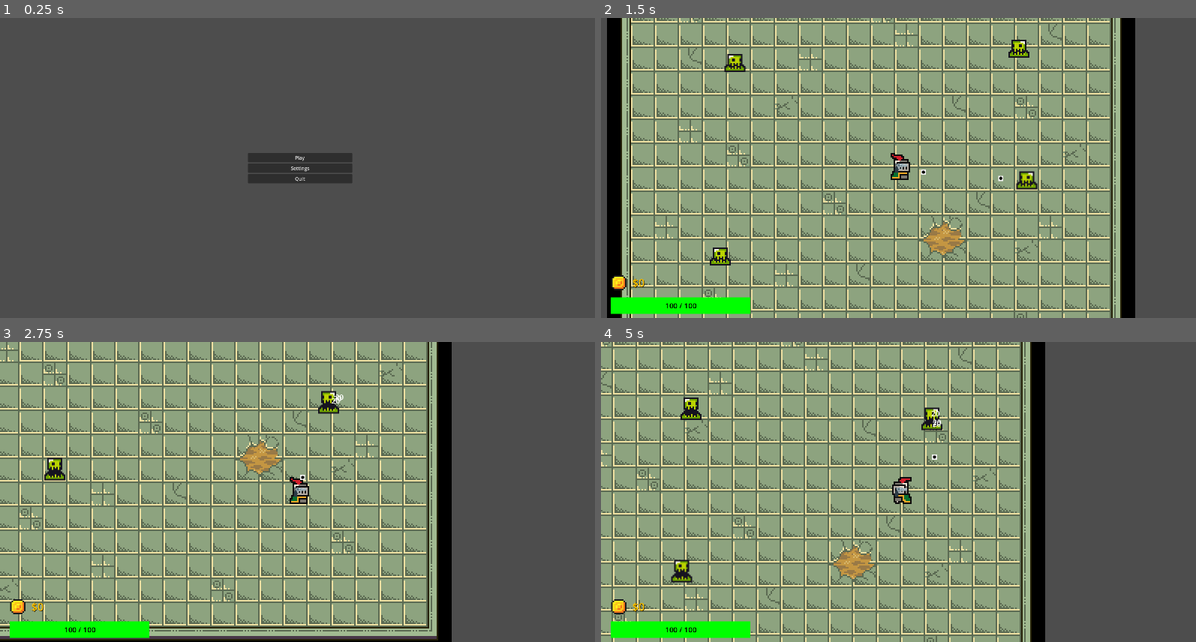
Above: before the commit, frames 1-4 (two rows, left to right).
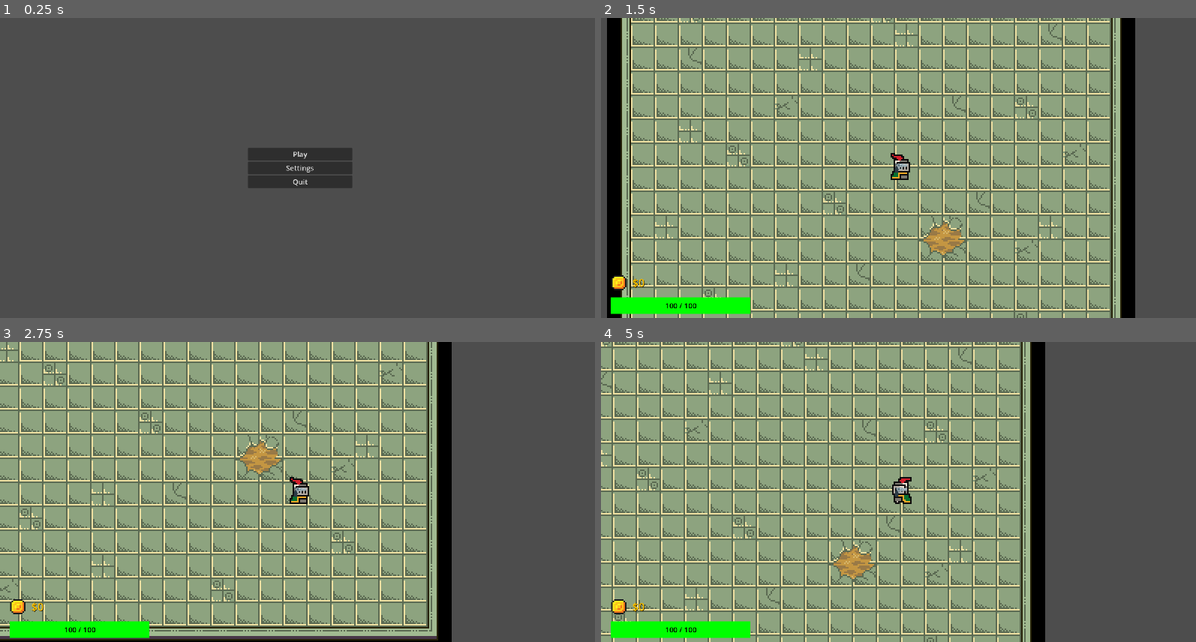
Above: after the commit, the same moments.

Repository: jtmchenry/2D-Roguelike-Game-Game-Jam-2025
Game: Godot game, scene res://ui/main_menu.tscn
The game is run twice, just before and just after one commit, with the same random seed, the same clock (stepped at 60 frames per second) and the same inputs.
Inputs:
- Up to frame 1 (0.25 s): no input
- Up to frame 2 (1.5 s): click "Play" at 0.5 s; hold Right (move_right) from 1.28 s (still down)
- Up to frame 3 (2.75 s): release Right (move_right) at 2.03 s; hold Down (move_down) from 2.03 s (still down)
- Up to frame 4 (5 s): release Down (move_down) at 2.78 s; hold Right (move_right) 2.78-3.53 s; hold Up (move_up) 3.53-4.28 s; hold Left (move_left) from 4.28 s (still down)

The runs differ from the first frame. In frame 1, 0.9% of the frame differs, in the area x 41-60%, y 43-57%; in frame 2, 0.8%; in frame 3, 0.5%; in frame 4, 0.7%.

Commit message:
Start to finish with restarting

Diff:
--- a/2d-roguelike/components/floating_text.tscn
+++ b/2d-roguelike/components/floating_text.tscn
@@ -8,5 +8,5 @@
 [node name="Label" type="Label" parent="."]
 offset_right = 40.0
 offset_bottom = 23.0
-theme_override_font_sizes/font_size = 25
+theme_override_font_sizes/font_size = 24
 text = "\"\""
--- a/2d-roguelike/components/health.gd
+++ b/2d-roguelike/components/health.gd
@@ -1,6 +1,7 @@
-extends Node
+extends Node2D
 class_name Health
 
+@export var floating_text_scene: PackedScene
 @export var max_health: int = 100
 @export var health: int = 100:
 	set(value):
@@ -12,9 +13,16 @@
 func hit(amount: int):
 	health -= amount
 	emit_signal("health_changed", health, max_health)
+	_float_text(amount)
 	if health == 0:
 		emit_signal("died")
 
 func heal(amount: int):
 	health += amount
 	emit_signal("health_changed", health, max_health)
+
+func _float_text(damage: int):
+	var dmg_text = floating_text_scene.instantiate()
+	dmg_text.global_position = global_position
+	dmg_text.set_text(str(damage))
+	get_tree().current_scene.add_child(dmg_text)
--- a/2d-roguelike/components/health.tscn
+++ b/2d-roguelike/components/health.tscn
@@ -1,6 +1,8 @@
-[gd_scene load_steps=2 format=3 uid="uid://mnhqgkcmcr5d"]
+[gd_scene load_steps=3 format=3 uid="uid://mnhqgkcmcr5d"]
 
 [ext_resource type="Script" uid="uid://dmclbc7561otd" path="res://components/health.gd" id="1_ledv5"]
+[ext_resource type="PackedScene" uid="uid://cpb0geexxwgkq" path="res://components/floating_text.tscn" id="2_rxxxd"]
 
-[node name="Health" type="Node"]
+[node name="Health" type="Node2D"]
 script = ExtResource("1_ledv5")
+floating_text_scene = ExtResource("2_rxxxd")
--- a/2d-roguelike/game.gd
+++ b/2d-roguelike/game.gd
@@ -1,21 +1,20 @@
 extends Node
 
 var current_level: int = 1
-var last_level = 5
+var last_level = 1
 
 func start():
 	get_tree().change_scene_to_file(_current_level_scene_path())
 
 func level_complete():
 	if current_level == last_level:
-		print("You beat the game!")
+		get_tree().change_scene_to_file("res://ui/victory.tscn")
 		return
 	current_level += 1
-	get_tree().change_scene_to_file("res://upgrade.tscn")
+	get_tree().change_scene_to_file("res://ui/upgrade.tscn")
 
 func upgrade_complete():
-
-	get_tree().change_scene_to_file("res://shop.tscn")
+	get_tree().change_scene_to_file("res://ui/shop.tscn")
 
 func shop_complete():
 	get_tree().change_scene_to_file(_current_level_scene_path())
--- /dev/null
+++ b/2d-roguelike/levels/level_1.gd
@@ -0,0 +1,4 @@
+extends Node2D
+
+func _on_monster_spawner_all_monsters_killed() -> void:
+	Game.level_complete()
--- a/2d-roguelike/levels/level_1.tscn
+++ b/2d-roguelike/levels/level_1.tscn
@@ -1,17 +1,23 @@
-[gd_scene load_steps=7 format=3 uid="uid://vyh83bel05jy"]
+[gd_scene load_steps=8 format=3 uid="uid://vyh83bel05jy"]
 
+[ext_resource type="Script" uid="uid://ce1iq8t15yidq" path="res://levels/level_1.gd" id="1_gwceb"]
 [ext_resource type="PackedScene" uid="uid://bjq2qdpee4w3f" path="res://levels/map.tscn" id="1_vn7o3"]
 [ext_resource type="PackedScene" uid="uid://bi0wmrp1kqfxp" path="res://ui/hud/hud.tscn" id="2_jirdo"]
 [ext_resource type="PackedScene" uid="uid://bm1ipexiutcqk" path="res://player/player.tscn" id="3_bt44k"]
+[ext_resource type="PackedScene" uid="uid://2kec8tbt6m51" path="res://monster/monster_spawner.tscn" id="3_btoec"]
 [ext_resource type="PackedScene" uid="uid://bggoq8pe341u5" path="res://player/Weapon.tscn" id="4_kx6l7"]
 [ext_resource type="PackedScene" uid="uid://ppshjh2npp44" path="res://player/Bullet.tscn" id="5_n46q3"]
-[ext_resource type="PackedScene" uid="uid://fhqdcygqhv8m" path="res://monster/monster.tscn" id="6_btoec"]
 
 [node name="Level1" type="Node2D"]
+script = ExtResource("1_gwceb")
 
 [node name="Map" parent="." instance=ExtResource("1_vn7o3")]
 
 [node name="HUD" parent="." instance=ExtResource("2_jirdo")]
+
+[node name="MonsterSpawner" parent="." instance=ExtResource("3_btoec")]
+number_of_spawns = 20
+number_of_waves = 5
 
 [node name="Player" parent="." instance=ExtResource("3_bt44k")]
 
@@ -19,14 +25,4 @@
 bullet_scene = ExtResource("5_n46q3")
 weapon_range = 500.0
 
-[node name="Monster2" parent="." instance=ExtResource("6_btoec")]
-position = Vector2(-542, 318)
-
-[node name="Monster3" parent="." instance=ExtResource("6_btoec")]
-position = Vector2(565, 45)
-
-[node name="Monster4" parent="." instance=ExtResource("6_btoec")]
-position = Vector2(-490, -378)
-
-[node name="Monster5" parent="." instance=ExtResource("6_btoec")]
-position = Vector2(528, -427)
+[connection signal="all_monsters_killed" from="MonsterSpawner" to="." method="_on_monster_spawner_all_monsters_killed"]
--- a/2d-roguelike/monster/monster.gd
+++ b/2d-roguelike/monster/monster.gd
@@ -1,6 +1,6 @@
 extends CharacterBody2D
 
-@export var floating_text_scene: PackedScene
+#@export var floating_text_scene: PackedScene
 
 @export var speed := 50.0
 @export var damage := 50
@@ -15,6 +15,10 @@
 	add_to_group("Enemies")
 
 func _physics_process(delta: float) -> void:
+	if not player:
+		var players = get_tree().get_nodes_in_group("player")
+		player = players[0]
+
 	if not player:
 		return
 
@@ -49,13 +53,11 @@
 	return
 
 func take_damage(damage: int):
-	var dmg_text = floating_text_scene.instantiate()
-	dmg_text.global_position = global_position
-	dmg_text.set_text(str(damage))
-	get_tree().current_scene.add_child(dmg_text)
+	#var dmg_text = floating_text_scene.instantiate()
+	#dmg_text.global_position = global_position
+	#dmg_text.set_text(str(damage))
+	#get_tree().current_scene.add_child(dmg_text)
 
 	$Health.hit(damage);
 	if($Health.health <= 0):
 		queue_free()
-
-	print_debug($Health.health)
--- a/2d-roguelike/monster/monster.tscn
+++ b/2d-roguelike/monster/monster.tscn
@@ -1,8 +1,7 @@
-[gd_scene load_steps=12 format=3 uid="uid://fhqdcygqhv8m"]
+[gd_scene load_steps=11 format=3 uid="uid://fhqdcygqhv8m"]
 
 [ext_resource type="Script" uid="uid://bv4u2dfwd51dh" path="res://monster/monster.gd" id="1_xbb8b"]
 [ext_resource type="PackedScene" uid="uid://mnhqgkcmcr5d" path="res://components/health.tscn" id="2_2k2s0"]
-[ext_resource type="PackedScene" uid="uid://cpb0geexxwgkq" path="res://components/floating_text.tscn" id="2_ck3l0"]
 [ext_resource type="Texture2D" uid="uid://c5i7cfnb7skog" path="res://monster/slime_green.png" id="3_2k2s0"]
 
 [sub_resource type="CircleShape2D" id="CircleShape2D_1k8np"]
@@ -51,7 +50,6 @@
 scale = Vector2(5, 5)
 collision_layer = 2
 script = ExtResource("1_xbb8b")
-floating_text_scene = ExtResource("2_ck3l0")
 
 [node name="Health" parent="." instance=ExtResource("2_2k2s0")]
 
--- /dev/null
+++ b/2d-roguelike/monster/monster_spawner.gd
@@ -0,0 +1,53 @@
+extends Node2D
+
+@export var number_of_spawns = 0
+@export var number_of_waves = 0
+@export var monster_scene: PackedScene
+@export var radius: int = 1000
+
+@onready var wave_timer = $WaveTimer
+@onready var within_wave_timer = $WithinWaveTimer
+@onready var monster_container = $Monsters
+
+signal all_monsters_killed
+
+var spawns_per_wave = 0
+var remaining_spawns = 0
+var spawned_in_wave = 0
+
+func _ready() -> void:
+	randomize()
+	if number_of_waves == 0:
+		return
+	spawns_per_wave = floor(number_of_spawns / number_of_waves)
+	remaining_spawns = number_of_spawns
+
+func _process(delta: float) -> void:
+	if monster_container.get_children().is_empty() && remaining_spawns == 0:
+		emit_signal("all_monsters_killed")
+
+func _on_wave_timer_timeout() -> void:
+	print("spawning %d" % spawns_per_wave)
+	within_wave_timer.start()
+
+
+func _on_within_wave_timer_timeout() -> void:
+	if remaining_spawns == 0:
+		wave_timer.stop()
+		within_wave_timer.stop()
+		return
+
+	_spawn_monster()
+	remaining_spawns -= 1
+	spawned_in_wave += 1
+	if spawned_in_wave == spawns_per_wave:
+		within_wave_timer.stop()
+		spawned_in_wave = 0
+
+
+func _spawn_monster():
+	var x = randf_range(-radius / 2, radius / 2)
+	var y = randf_range(-radius / 2, radius / 2)
+	var monster := monster_scene.instantiate()
+	monster.position = Vector2(x, y)
+	monster_container.add_child(monster)
--- /dev/null
+++ b/2d-roguelike/monster/monster_spawner.tscn
@@ -0,0 +1,20 @@
+[gd_scene load_steps=3 format=3 uid="uid://2kec8tbt6m51"]
+
+[ext_resource type="Script" uid="uid://w8i5mqyiaieq" path="res://monster/monster_spawner.gd" id="1_dw6pn"]
+[ext_resource type="PackedScene" uid="uid://fhqdcygqhv8m" path="res://monster/monster.tscn" id="2_36vr2"]
+
+[node name="MonsterSpawner" type="Node2D"]
+script = ExtResource("1_dw6pn")
+monster_scene = ExtResource("2_36vr2")
+
+[node name="WaveTimer" type="Timer" parent="."]
+wait_time = 5.0
+autostart = true
+
+[node name="WithinWaveTimer" type="Timer" parent="."]
+wait_time = 0.1
+
+[node name="Monsters" type="Node2D" parent="."]
+
+[connection signal="timeout" from="WaveTimer" to="." method="_on_wave_timer_timeout"]
+[connection signal="timeout" from="WithinWaveTimer" to="." method="_on_within_wave_timer_timeout"]
--- a/2d-roguelike/player/Weapon.tscn
+++ b/2d-roguelike/player/Weapon.tscn
@@ -22,5 +22,6 @@
 unique_name_in_owner = true
 
 [node name="AttackSpeed" type="Timer" parent="."]
+wait_time = 0.2
 
 [connection signal="timeout" from="AttackSpeed" to="." method="_on_attack_speed_timeout"]
--- a/2d-roguelike/player/bullet.gd
+++ b/2d-roguelike/player/bullet.gd
@@ -1,7 +1,7 @@
 extends Node2D
 
 var travelled_distance = 0
-@export var speed: float = 500.0
+@export var speed: float = 1000.0
 @export var range: float = 350.0
 @export var damage: int = 1
 var direction: Vector2 = Vector2.ZERO
--- a/2d-roguelike/player/weapon.gd
+++ b/2d-roguelike/player/weapon.gd
@@ -1,6 +1,6 @@
 extends Area2D
 
-@export var fire_rate: float = 0.5
+@export var fire_rate: float = 0.05
 @export var bullet_scene: PackedScene
 @export var weapon_range: float = 200
 @export var weapon_damage: int = 20
--- a/2d-roguelike/ui/main_menu.tscn
+++ b/2d-roguelike/ui/main_menu.tscn
@@ -32,14 +32,17 @@
 
 [node name="Start_Button" type="Button" parent="Control/VBoxContainer"]
 layout_mode = 2
+theme_override_font_sizes/font_size = 24
 text = "Play"
 
 [node name="Settings_Button" type="Button" parent="Control/VBoxContainer"]
 layout_mode = 2
+theme_override_font_sizes/font_size = 24
 text = "Settings"
 
 [node name="Button" type="Button" parent="Control/VBoxContainer"]
 layout_mode = 2
+theme_override_font_sizes/font_size = 24
 text = "Quit
 "
 
--- /dev/null
+++ b/2d-roguelike/ui/shop.gd
@@ -0,0 +1,5 @@
+extends Control
+
+
+func _on_finish_pressed() -> void:
+	Game.shop_complete()
--- /dev/null
+++ b/2d-roguelike/ui/shop.tscn
@@ -0,0 +1,40 @@
+[gd_scene load_steps=2 format=3 uid="uid://sejeiek4l7nf"]
+
+[ext_resource type="Script" uid="uid://b57kudnbthy1h" path="res://ui/shop.gd" id="1_viryw"]
+
+[node name="Shop" type="Control"]
+layout_mode = 3
+anchors_preset = 8
+anchor_left = 0.5
+anchor_top = 0.5
+anchor_right = 0.5
+anchor_bottom = 0.5
+grow_horizontal = 2
+grow_vertical = 2
+script = ExtResource("1_viryw")
+
+[node name="VBoxContainer" type="VBoxContainer" parent="."]
+layout_mode = 1
+anchors_preset = 8
+anchor_left = 0.5
+anchor_top = 0.5
+anchor_right = 0.5
+anchor_bottom = 0.5
+offset_left = -165.5
+offset_top = -50.0
+offset_right = 165.5
+offset_bottom = 50.0
+grow_horizontal = 2
+grow_vertical = 2
+
+[node name="Label" type="Label" parent="VBoxContainer"]
+layout_mode = 2
+theme_override_font_sizes/font_size = 64
+text = "Shop"
+
+[node name="Finish" type="Button" parent="VBoxContainer"]
+layout_mode = 2
+theme_override_font_sizes/font_size = 24
+text = "Finish shopping"
+
+[connection signal="pressed" from="VBoxContainer/Finish" to="." method="_on_finish_pressed"]
--- /dev/null
+++ b/2d-roguelike/ui/upgrade.gd
@@ -0,0 +1,5 @@
+extends Control
+
+
+func _on_finish_pressed() -> void:
+	Game.upgrade_complete()
--- /dev/null
+++ b/2d-roguelike/ui/upgrade.tscn
@@ -0,0 +1,40 @@
+[gd_scene load_steps=2 format=3 uid="uid://drfdfctfhqajo"]
+
+[ext_resource type="Script" uid="uid://koudufh8dpse" path="res://ui/upgrade.gd" id="1_w52ek"]
+
+[node name="Upgrade" type="Control"]
+layout_mode = 3
+anchors_preset = 8
+anchor_left = 0.5
+anchor_top = 0.5
+anchor_right = 0.5
+anchor_bottom = 0.5
+grow_horizontal = 2
+grow_vertical = 2
+script = ExtResource("1_w52ek")
+
+[node name="VBoxContainer" type="VBoxContainer" parent="."]
+layout_mode = 1
+anchors_preset = 8
+anchor_left = 0.5
+anchor_top = 0.5
+anchor_right = 0.5
+anchor_bottom = 0.5
+offset_left = -165.5
+offset_top = -50.0
+offset_right = 165.5
+offset_bottom = 50.0
+grow_horizontal = 2
+grow_vertical = 2
+
+[node name="Label" type="Label" parent="VBoxContainer"]
+layout_mode = 2
+theme_override_font_sizes/font_size = 64
+text = "Finish upgrading"
+
+[node name="Finish" type="Button" parent="VBoxContainer"]
+layout_mode = 2
+theme_override_font_sizes/font_size = 24
+text = "Play Again"
+
+[connection signal="pressed" from="VBoxContainer/Finish" to="." method="_on_finish_pressed"]
--- /dev/null
+++ b/2d-roguelike/ui/victory.gd
@@ -0,0 +1,5 @@
+extends Control
+
+
+func _on_play_again_pressed() -> void:
+	Game.start()
--- /dev/null
+++ b/2d-roguelike/ui/victory.tscn
@@ -0,0 +1,40 @@
+[gd_scene load_steps=2 format=3 uid="uid://dehj36t06o46s"]
+
+[ext_resource type="Script" uid="uid://b1ktwwk7rkrbi" path="res://ui/victory.gd" id="1_7bnjr"]
+
+[node name="Victory" type="Control"]
+layout_mode = 3
+anchors_preset = 8
+anchor_left = 0.5
+anchor_top = 0.5
+anchor_right = 0.5
+anchor_bottom = 0.5
+grow_horizontal = 2
+grow_vertical = 2
+script = ExtResource("1_7bnjr")
+
+[node name="VBoxContainer" type="VBoxContainer" parent="."]
+layout_mode = 1
+anchors_preset = 8
+anchor_left = 0.5
+anchor_top = 0.5
+anchor_right = 0.5
+anchor_bottom = 0.5
+offset_left = -165.5
+offset_top = -50.0
+offset_right = 165.5
+offset_bottom = 50.0
+grow_horizontal = 2
+grow_vertical = 2
+
+[node name="Label" type="Label" parent="VBoxContainer"]
+layout_mode = 2
+theme_override_font_sizes/font_size = 64
+text = "YOU WON!"
+
+[node name="PlayAgain" type="Button" parent="VBoxContainer"]
+layout_mode = 2
+theme_override_font_sizes/font_size = 24
+text = "Play Again"
+
+[connection signal="pressed" from="VBoxContainer/PlayAgain" to="." method="_on_play_again_pressed"]
Not shown: 1 places in 2d-roguelike/components/floating_text.tscn that only renumber resources
Not shown, added: 2d-roguelike/levels/level_1.gd.uid
Not shown, added: 2d-roguelike/monster/monster_spawner.gd.uid
Not shown, added: 2d-roguelike/ui/shop.gd.uid
Not shown, added: 2d-roguelike/ui/upgrade.gd.uid
Not shown, added: 2d-roguelike/ui/victory.gd.uid
